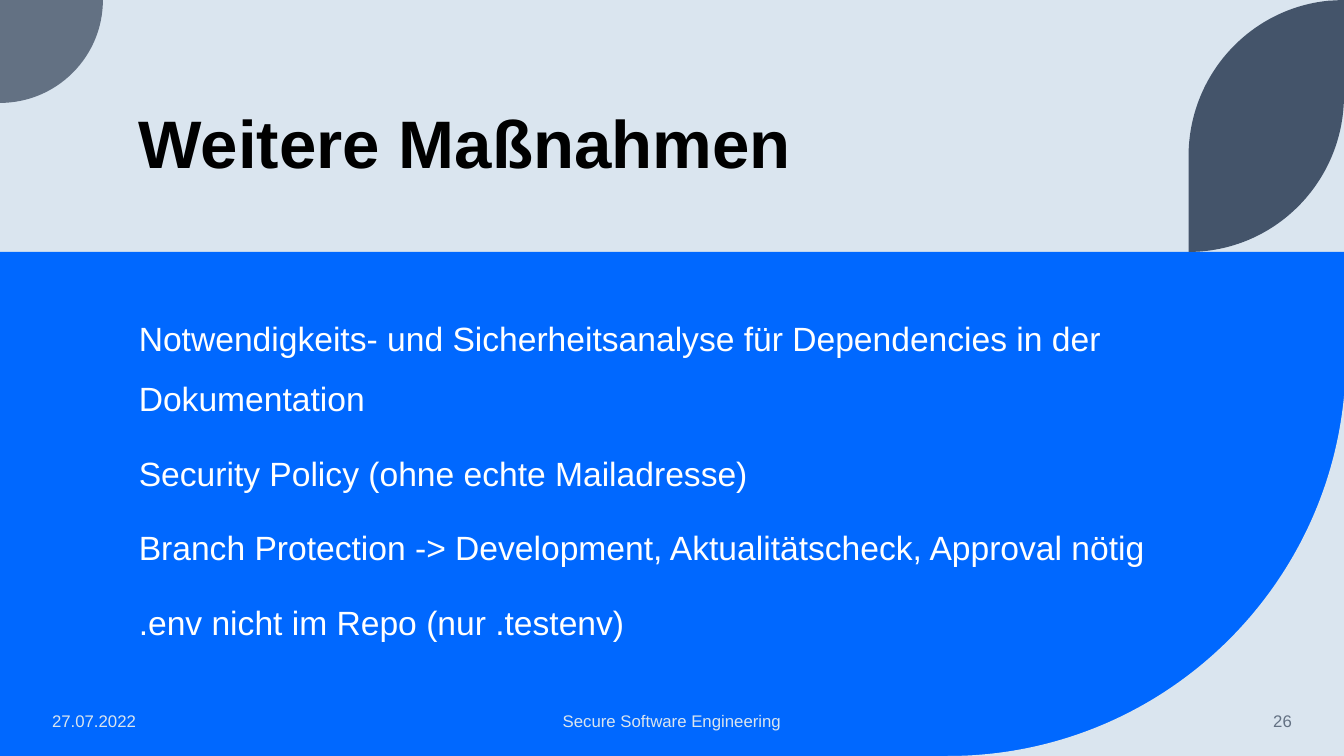
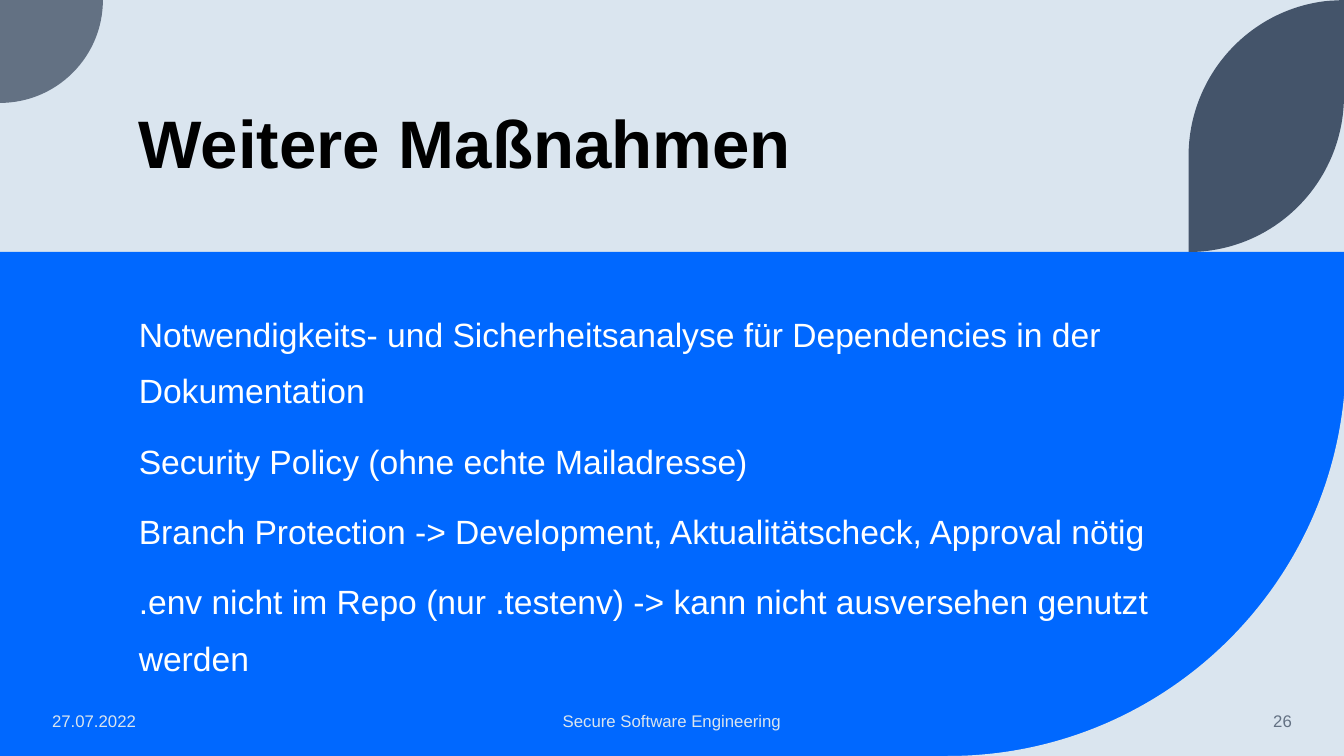
Before and after one commit to BranAndSceolan/SSE-Notes, a slide deck: slide 26 of documentation/Notiz-App.pptx. Drawn at 1344x756 pixels with LibreOffice and Linux fonts; fonts in the diff are those of the drawing. Boxes give left, top, right and bottom in pixels: in the first picture for what was removed or moved away, otherwise in the second. Text is boxed around its words. In the diff, an @@ line names an element or a change of style, - is before the commit and + after.

```diff
--- a/documentation/Notiz-App.pptx
+++ b/documentation/Notiz-App.pptx
@@ text at (139, 322, 1144, 551): line spacing 1.5 to 1.4; less space between paragraphs @@
@@ text at (139, 589, 1148, 672): text changed @@
-.env nicht im Repo (nur .testenv)
+.env nicht im Repo (nur .testenv) -> kann nicht ausversehen genutzt werden
```
Also in this commit, not shown: 30 other slides changed, 3 other files.
